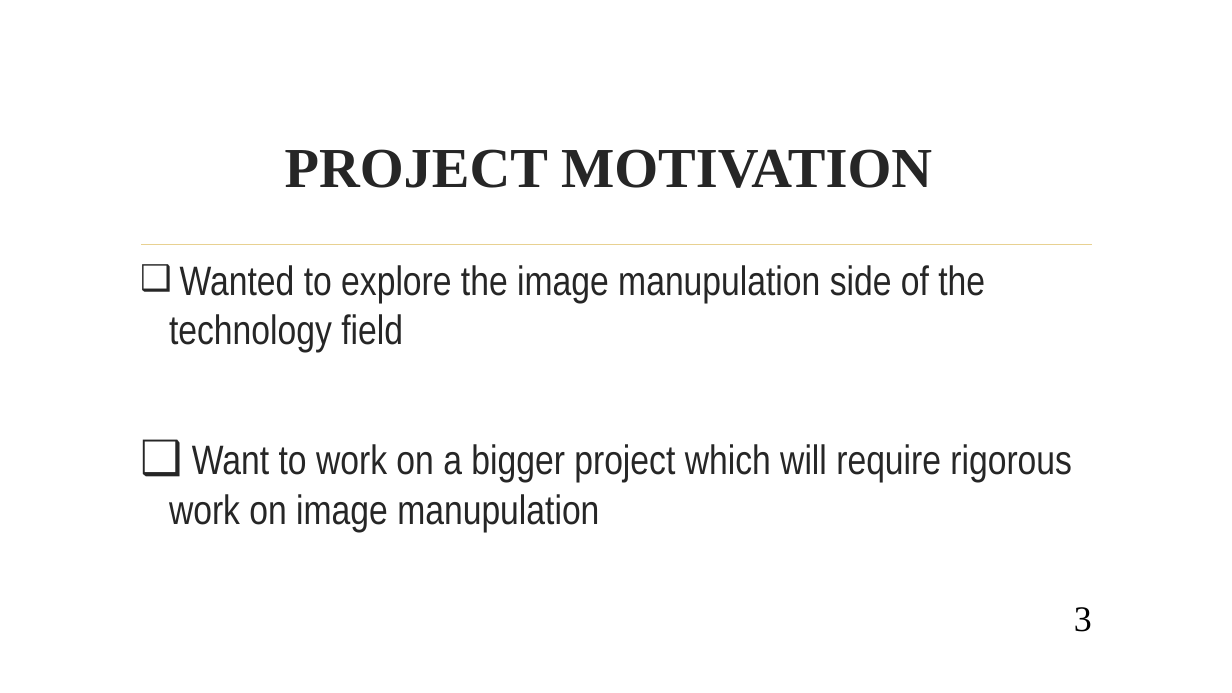
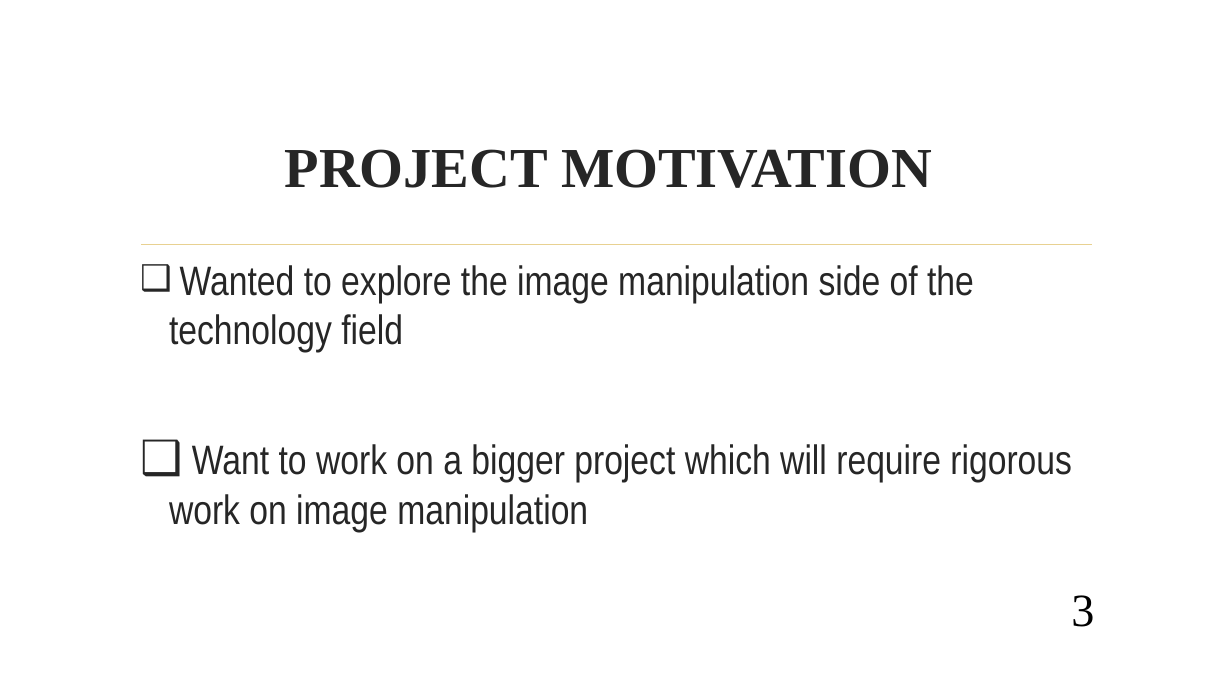
Before and after one commit to jsureka/ImageX, a slide deck: slide 3 of SOFTWARE PROJECT LAB -1.pptx. Drawn at 1232x693 pixels with LibreOffice and Linux fonts; fonts in the diff are those of the drawing; background and template pictures are left out. Boxes give left, top, right and bottom in pixels: in the first picture for what was removed or moved away, otherwise in the second. Text is boxed around its words. In the diff, an @@ line names an element or a change of style, - is before the commit and + after.

```diff
--- a/SOFTWARE PROJECT LAB -1.pptx
+++ b/SOFTWARE PROJECT LAB -1.pptx
@@ text at (169,265,1072,531): text changed @@
-❑ Wanted to explore the image manupulation side of the technology field
-❑ Want to work on a bigger project which will require rigorous work on image manupulation
+❑ Wanted to explore the image manipulation side of the technology field
+❑ Want to work on a bigger project which will require rigorous work on image manipulation
@@ page number: place and size @@
-page number at (1074,607,1092,632)
+page number at (1071,595,1094,627)
@@ page number at (1071,595,1094,627): size 28 to 36 pt @@
```
Also in this commit, not shown: 10 other slides changed, 3 slides added, 6 other files.
